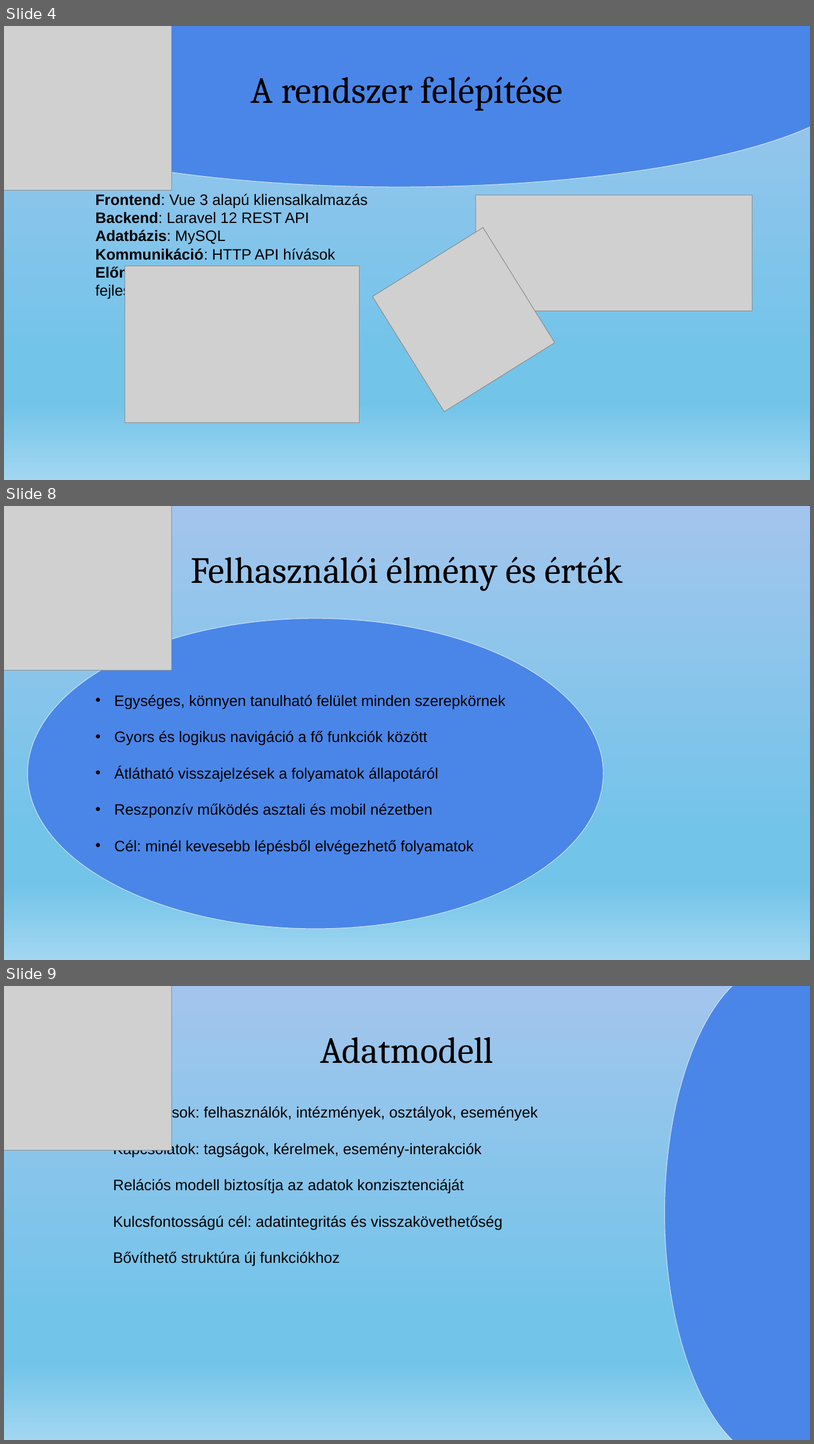
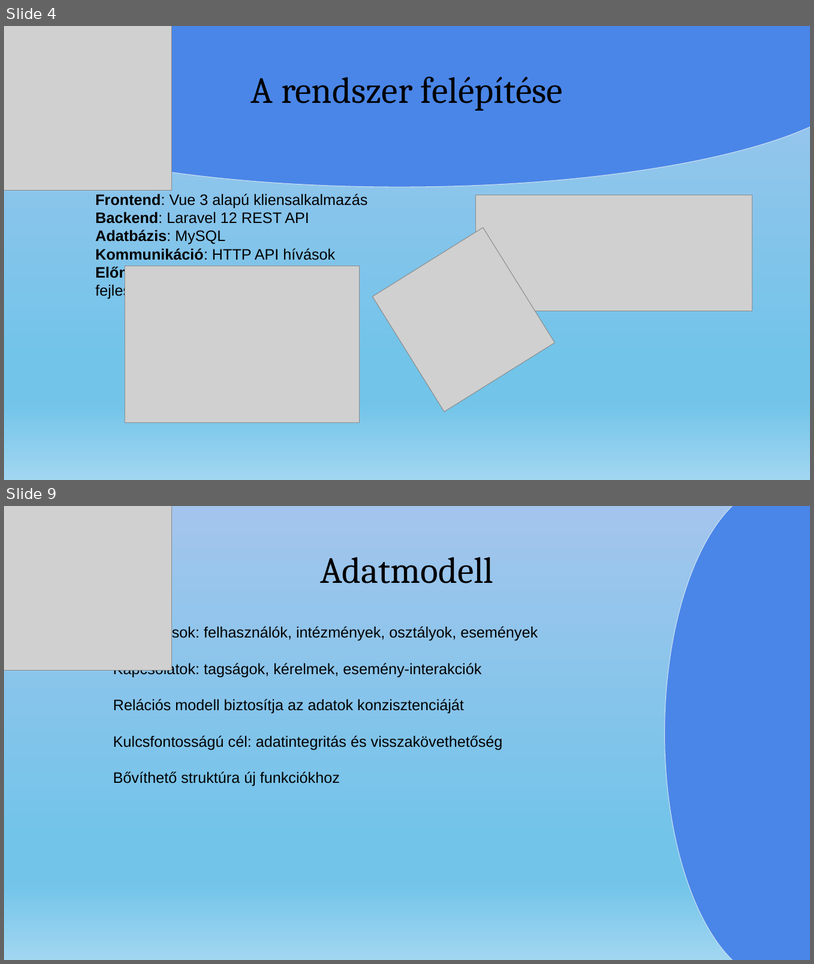
Before and after one commit to nagyls/13_S2_5_vizsgaremek, a slide deck: dokumentumok/Prezentáció_NagyLevedSamuel_TothTamas.pptx. Shown one above the other, each under a label of ours: slides 4, 8 and 9 before the commit, slides 4 and 9 after it; the slides between them are not shown. The pictures are 814x1444 and 814x964 pixels, drawn with LibreOffice and Linux fonts; fonts in the diff are those of the drawing; grey boxes stand for pictures. Boxes give left, top, right and bottom in pixels: in the first picture for what was removed or moved away, otherwise in the second. Text is boxed around its words. In the diff, an @@ line names an element or a change of style, - is before the commit and + after.

```diff
--- a/dokumentumok/Prezentáció_NagyLevedSamuel_TothTamas.pptx
+++ b/dokumentumok/Prezentáció_NagyLevedSamuel_TothTamas.pptx
@@ slide 8 removed at (4, 506, 810, 960), background gradient #A3C5ED to #72C4E9 to #A1D6F0 @@
@@ picture removed at (4, 506, 171, 670) @@
@@ title removed at (191, 556, 623, 591) @@
-Felhasználói élmény és érték
@@ ellipse removed at (27, 619, 603, 929) @@
@@ text removed at (114, 694, 506, 854) @@
-• Egységes, könnyen tanulható felület minden szerepkörnek
-• Gyors és logikus navigáció a fő funkciók között
-• Átlátható visszajelzések a folyamatok állapotáról
-• Reszponzív működés asztali és mobil nézetben
-• Cél: minél kevesebb lépésből elvégezhető folyamatok
```
Also in this commit, not shown: 5 slides changed, 1 slide added.
